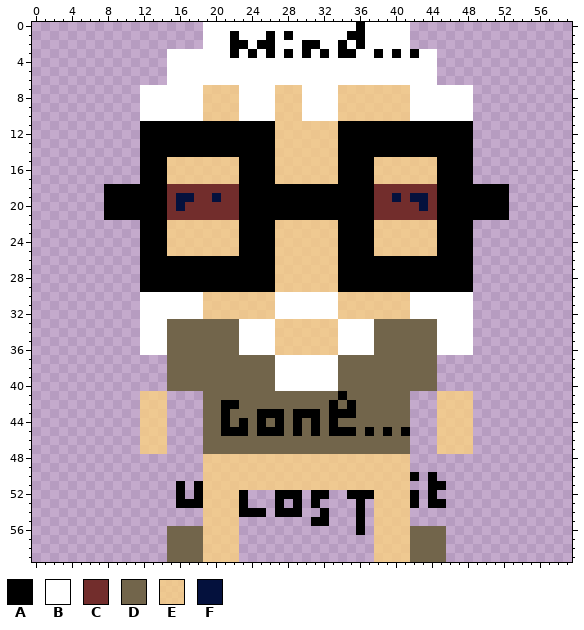
Two versions of one pixel-art sprite, images/houseOccupants/thomasCrazy.png. This is how it looked before the edit.
The file is 60x60 pixels. Pixels under 10% opacity are left out.
Palette (. is transparent): A #000000  B #ffffff  C #722d2c  D #72654b  E #fed37dbf  F #04113d
After:
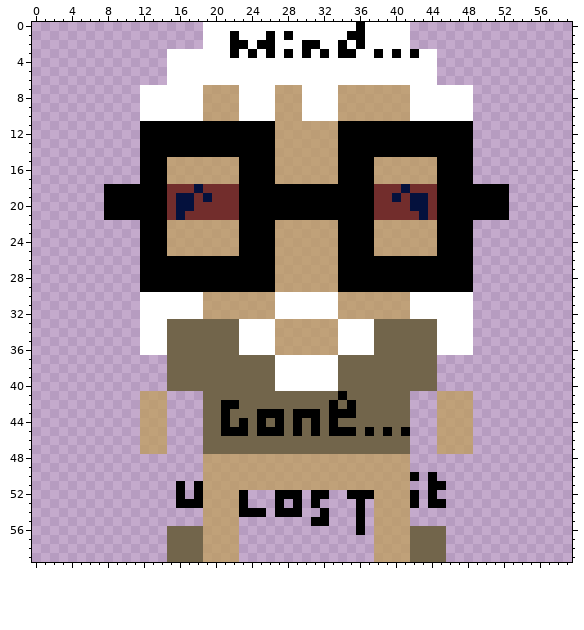
The exact change:
@@ palette @@
-E #fed37dbf
+E #be9e5dbf
@@ x 14..45 @@
 17 AEEEEEEEEAAAAEEEEEEEAAAAEEEEEEEA
-18 ACCCCCCCCAAAAAAAAAAAAAAACCCCCCCA
-19 ACFFCCFCCAAAAAAAAAAAAAAACCFCFFCA
-20 ACFCCCCCCAAAAAAAAAAAAAAACCCCCFCA
-21 ACCCCCCCCAAAAAAAAAAAAAAACCCCCCCA
+18 ACCCFCCCCAAAAAAAAAAAAAAACCCFCCCA
+19 ACFFCFCCCAAAAAAAAAAAAAAACCFCFFCA
+20 ACFFCCCCCAAAAAAAAAAAAAAACCCCFFCA
+21 ACFCCCCCCAAAAAAAAAAAAAAACCCCCFCA
 22 AEEEEEEEEAAAAEEEEEEEAAAAEEEEEEEA
Changed places in both pictures, as pixel boxes (x1, y1, x2, y2):
changed: (167, 85, 437, 355)
changed: (140, 391, 167, 454)
changed: (437, 391, 473, 454)
changed: (203, 454, 410, 562)
